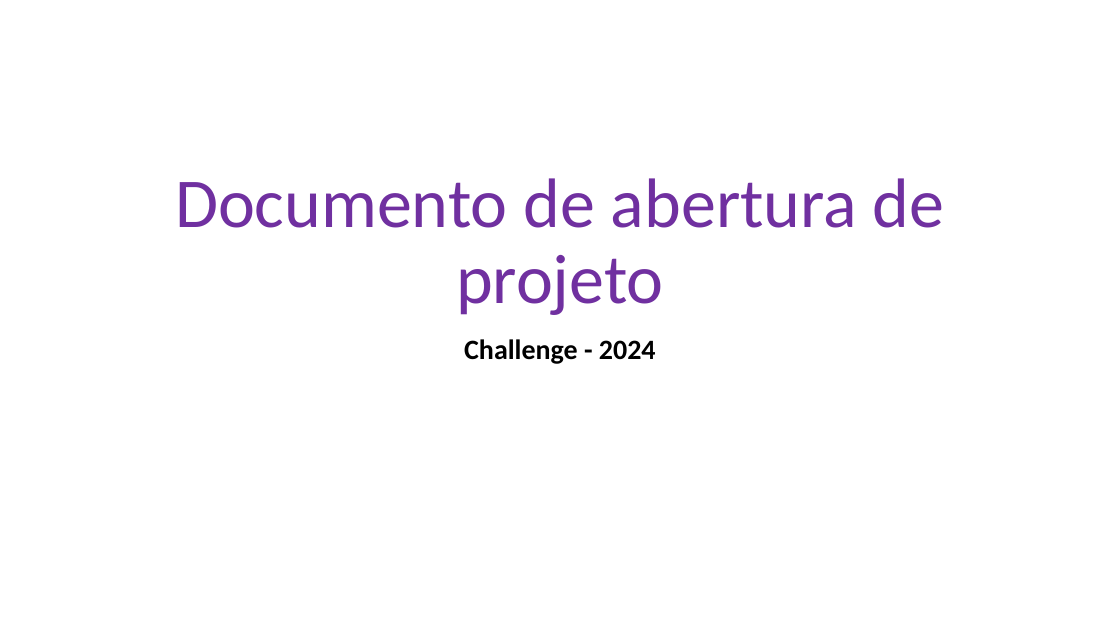
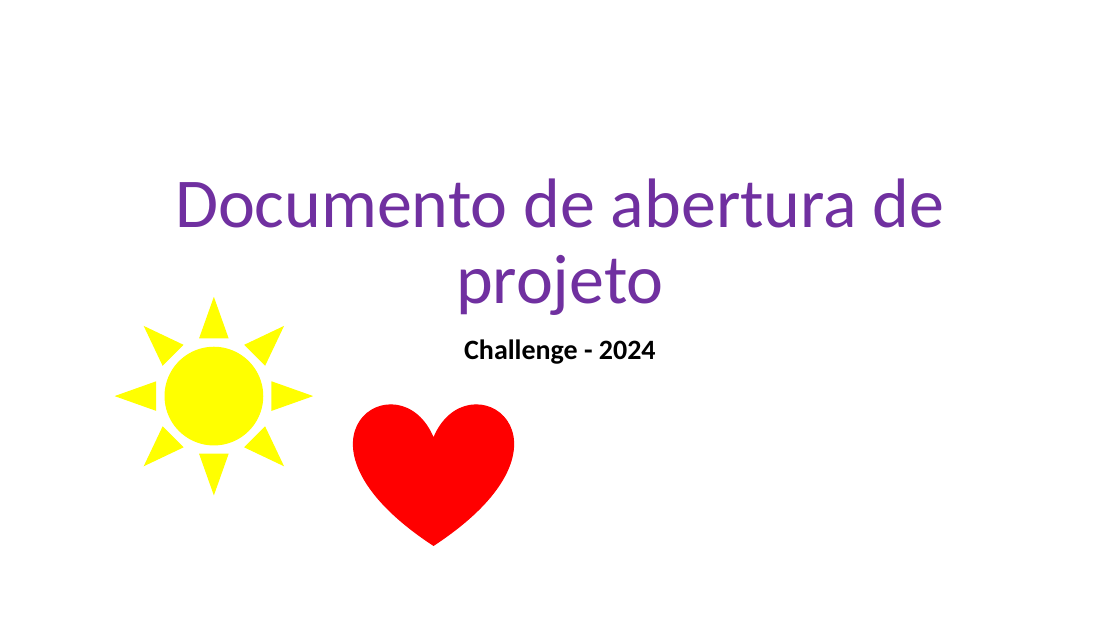
Before and after one commit to GiovanaACosta/3SPF-ExempoGIT-2024, a slide deck: slide 1 of PastaDocumetos/KickoffChallenge.pptx. Drawn at 1120x630 pixels with LibreOffice and Linux fonts; fonts in the diff are those of the drawing. Boxes give left, top, right and bottom in pixels: in the first picture for what was removed or moved away, otherwise in the second. Text is boxed around its words. In the diff, an @@ line names an element or a change of style, - is before the commit and + after.

Commit message:
2a versao do doc kickoff com logo coração

```diff
--- a/PastaDocumetos/KickoffChallenge.pptx
+++ b/PastaDocumetos/KickoffChallenge.pptx
@@ sun added at (x1=116, y1=298, x2=311, y2=493), fill #FFFF00, outline #FFFF00 1 pt @@
@@ heart added at (x1=355, y1=403, x2=513, y2=545), fill #FF0000, outline #FF0000 1 pt @@
```
